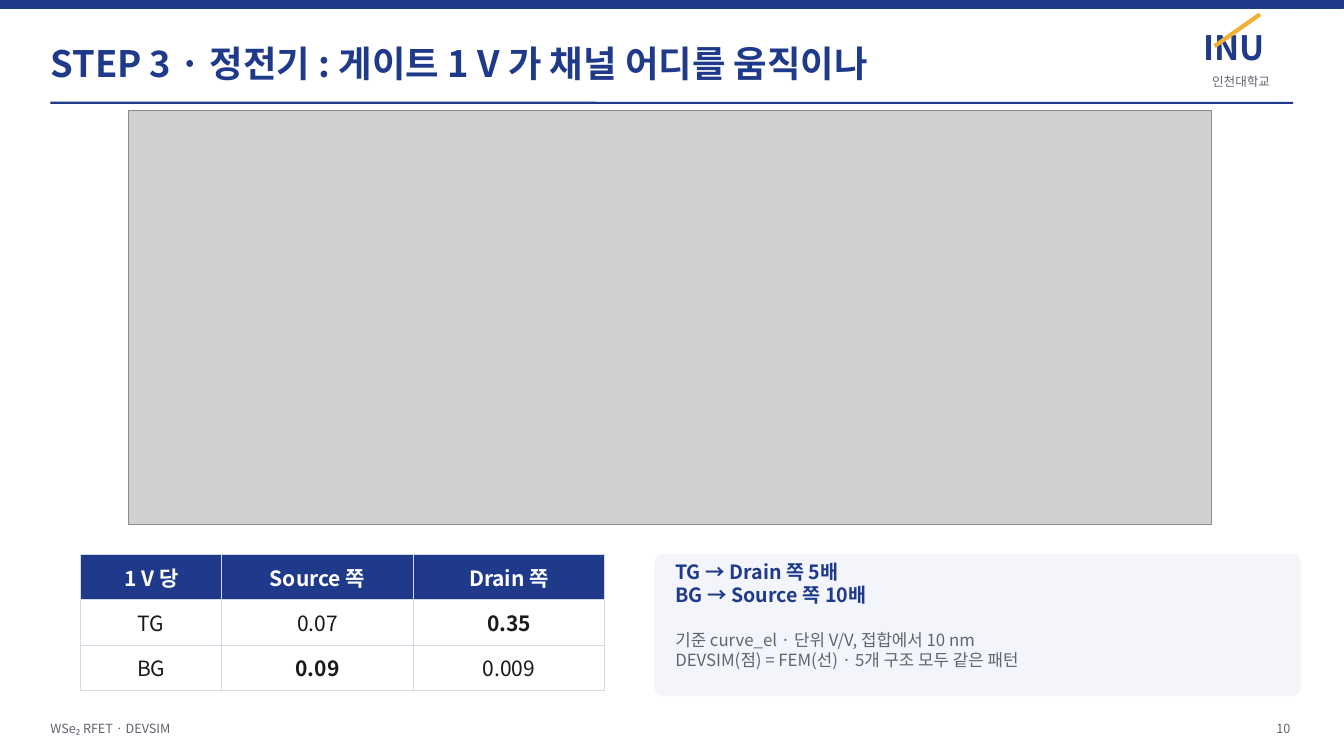
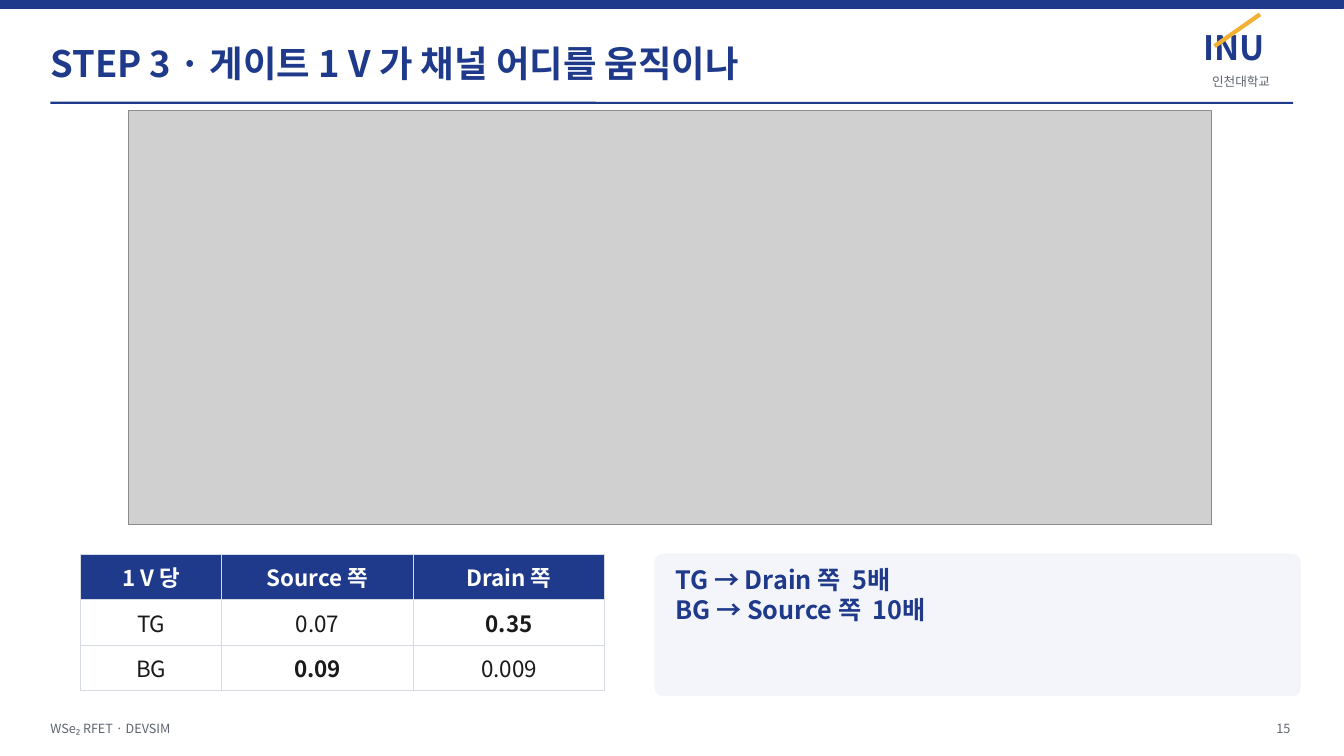
Before and after one commit to jiseonyang-9070/rfet, a slide deck: slide 15 of slides/RFET_progress_INU.pptx (slide 10 before the commit). Drawn at 1344x756 pixels with LibreOffice and Linux fonts; fonts in the diff are those of the drawing; grey boxes stand for pictures. Boxes give left, top, right and bottom in pixels: in the first picture for what was removed or moved away, otherwise in the second. Text is boxed around its words. In the diff, an @@ line names an element or a change of style, - is before the commit and + after.

```diff
--- a/slides/RFET_progress_INU.pptx
+++ b/slides/RFET_progress_INU.pptx
@@ text at (x1=50, y1=46, x2=739, y2=81): text changed @@
-STEP 3 · 정전기 : 게이트 1 V 가 채널 어디를 움직이나
+STEP 3 · 게이트 1 V 가 채널 어디를 움직이나
@@ table at (x1=81, y1=555, x2=605, y2=682) @@
@@ size 15 to 16 pt @@
@@ text "TG → Drain 쪽 5배 ..." at (x1=675, y1=568, x2=926, y2=622): size 14 to 18 pt @@
@@ text at (x1=675, y1=632, x2=1019, y2=669): paragraphs removed @@
-기준 curve_el · 단위 V/V, 접합에서 10 nm
-DEVSIM(점) = FEM(선) · 5개 구조 모두 같은 패턴
@@ page number at (x1=1276, y1=724, x2=1290, y2=733): text changed @@
-10
+15
```
Also in this commit, not shown: 15 other slides changed, 5 slides added, 2 slides removed, 23 other files.
